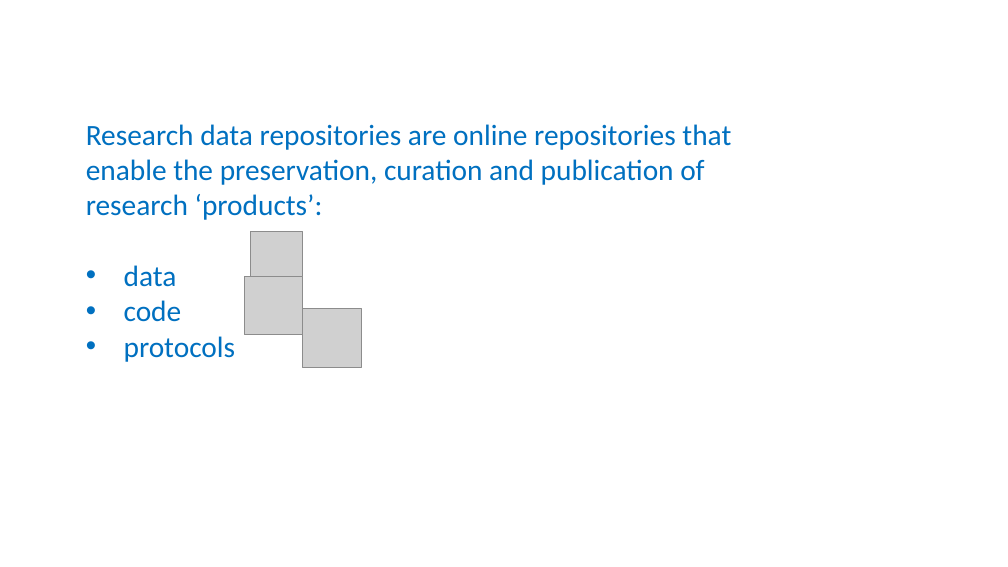
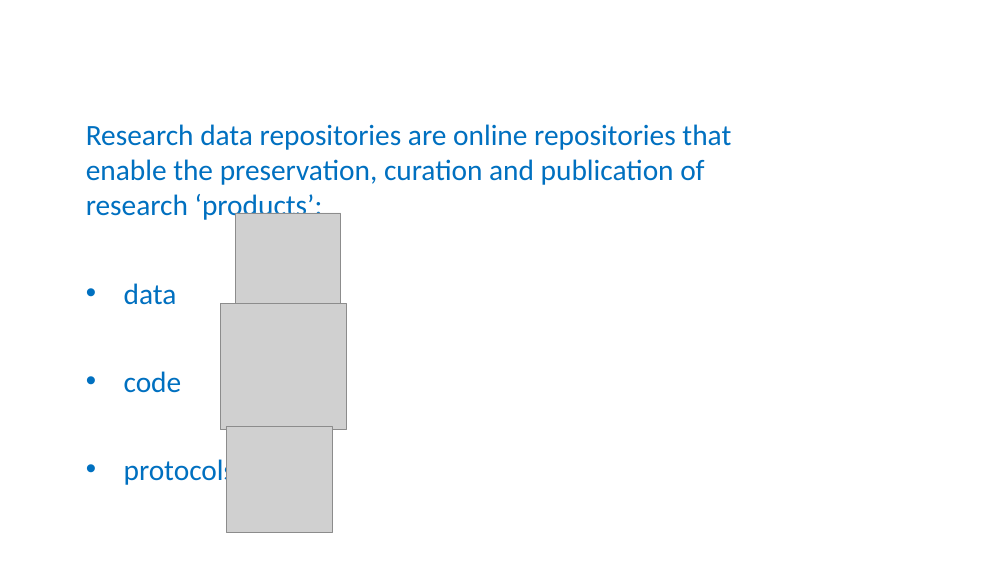
Before and after one commit to tobyhodges/probable-enigma, a slide deck: slide 3 of instructors/04-Public_repositories.pptx. Drawn at 1008x567 pixels with LibreOffice and Linux fonts; fonts in the diff are those of the drawing; grey boxes stand for pictures; background and template pictures are left out. Boxes give left, top, right and bottom in pixels: in the first picture for what was removed or moved away, otherwise in the second. Text is boxed around its words. In the diff, an @@ line names an element or a change of style, - is before the commit and + after.

```diff
--- a/instructors/04-Public_repositories.pptx
+++ b/instructors/04-Public_repositories.pptx
@@ picture resized from (x1=250, y1=231, x2=302, y2=284) to (x1=235, y1=213, x2=340, y2=318) @@
@@ text at (x1=124, y1=283, x2=236, y2=488): line spacing 1 to 2.5 @@
@@ picture resized from (x1=244, y1=276, x2=303, y2=335) to (x1=220, y1=303, x2=346, y2=430) @@
@@ picture resized from (x1=302, y1=309, x2=361, y2=368) to (x1=227, y1=426, x2=333, y2=532) @@
```
Also in this commit, not shown: 1 other slide changed, 3 other files.
